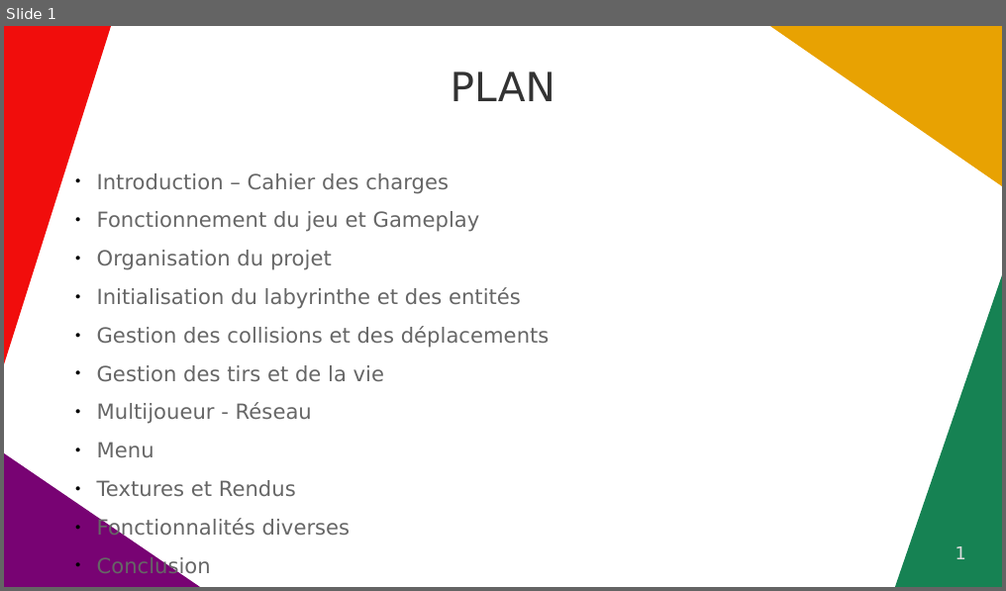
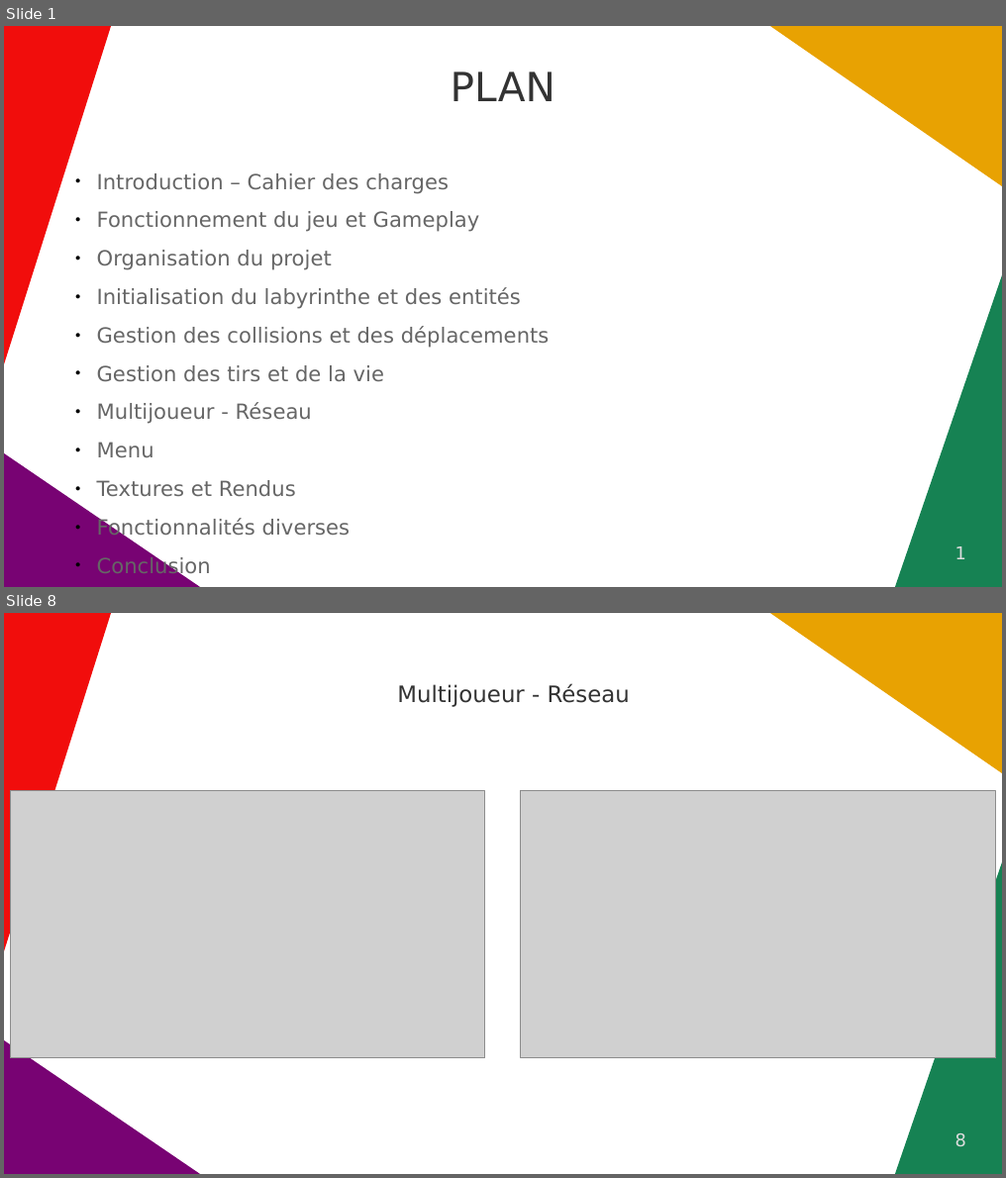
Before and after one commit to StrawPlume/MAZE-SHOOTER, a slide deck: rapport/diapo.odp. Shown one above the other, each under a label of ours: slide 1 before the commit, slides 1 and 8 after it; the slides between them are not shown. The pictures are 1006x591 and 1006x1178 pixels, drawn with LibreOffice and Linux fonts; fonts in the diff are those of the drawing; grey boxes stand for pictures. Boxes give left, top, right and bottom in pixels: in the first picture for what was removed or moved away, otherwise in the second. Text is boxed around its words. In the diff, an @@ line names an element or a change of style, - is before the commit and + after.

```diff
--- a/rapport/diapo.odp
+++ b/rapport/diapo.odp
@@ slide 8 added at [4, 613, 1002, 1174], background #FFFFFF; not listed: 4 template elements that a slide beside it also shows @@
@@ title added at [397, 683, 630, 707], 18 pt, text #333333 @@
+Multijoueur - Réseau
@@ picture added at [10, 791, 486, 1059] @@
@@ picture added at [521, 791, 997, 1059] @@
@@ page number added at [955, 1134, 966, 1147], 14 pt, text #DDDDDD @@
+8
```
Also in this commit, not shown: 10 other slides added.
